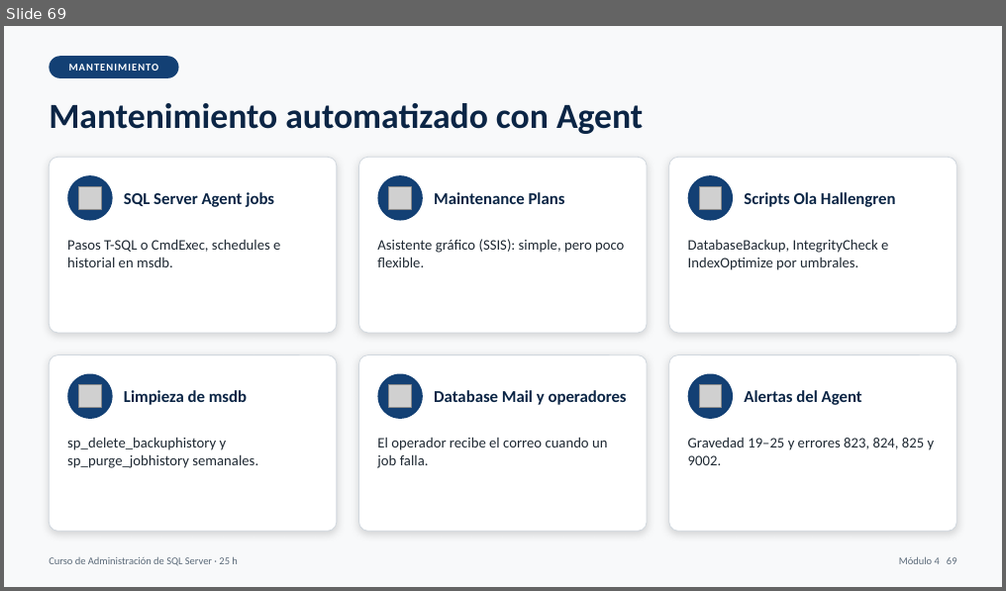
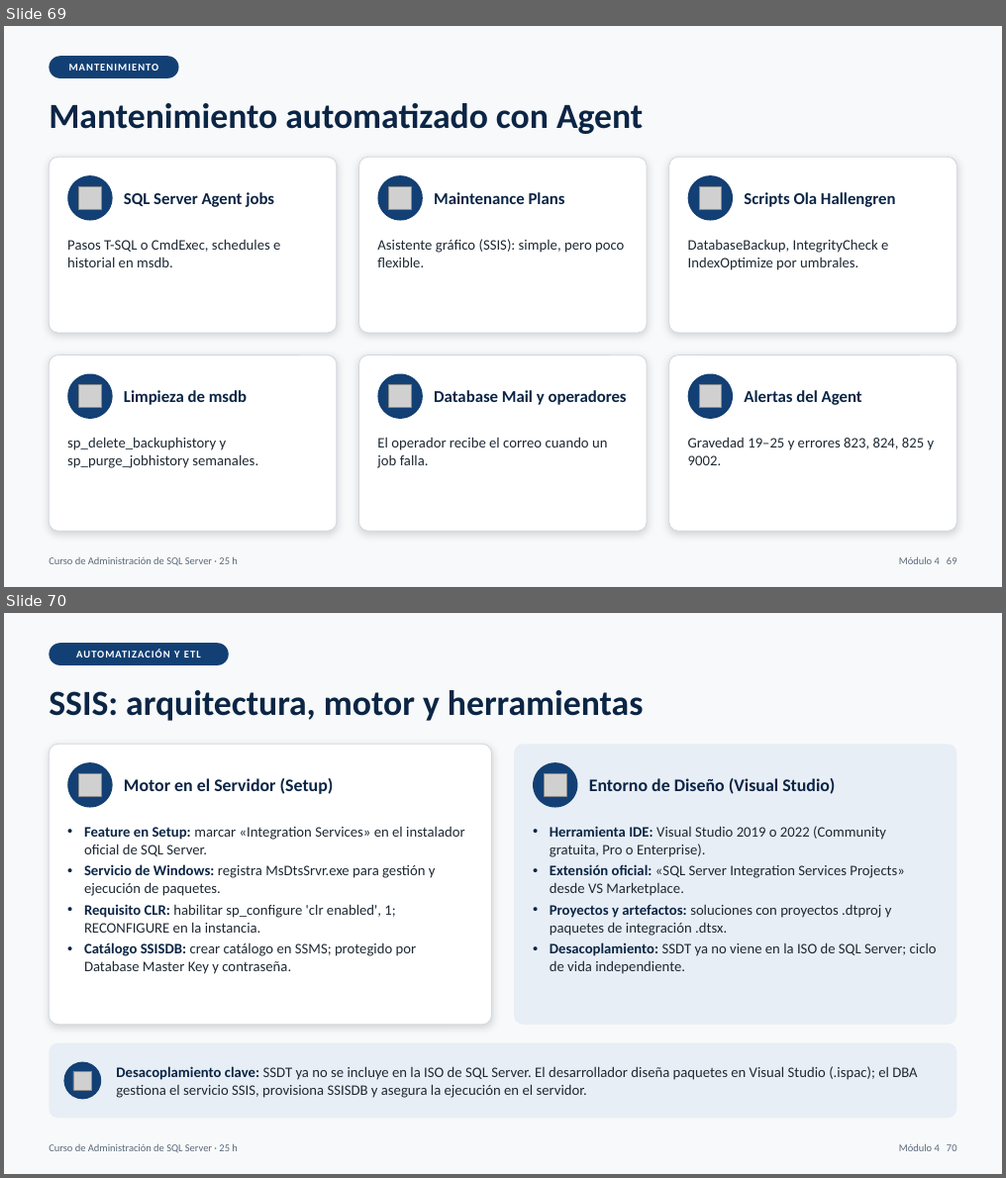
Before and after one commit to masalinas/training-sqlserver, a slide deck: curso_sql_server_dba_25h.pptx. Shown one above the other, each under a label of ours: slide 69 before the commit, slides 69 and 70 after it. The pictures are 1006x591 and 1006x1178 pixels, drawn with LibreOffice and Linux fonts; fonts in the diff are those of the drawing; grey boxes stand for pictures. Boxes give left, top, right and bottom in pixels: in the first picture for what was removed or moved away, otherwise in the second. Text is boxed around its words. In the diff, an @@ line names an element or a change of style, - is before the commit and + after.

Commit message:
add ssis slides to presentation and course guide

```diff
--- a/curso_sql_server_dba_25h.pptx
+++ b/curso_sql_server_dba_25h.pptx
@@ slide 70 added at box(4, 613, 1002, 1174), background #F8F9FA @@
@@ rounded rectangle added at box(49, 643, 229, 665), fill #134074, 10 pt, text #FFFFFF, bold @@
+AUTOMATIZACIÓN Y ETL
@@ text added at box(49, 690, 643, 721), 34 pt, text #0B2545, bold @@
+SSIS: arquitectura, motor y herramientas
@@ rounded rectangle added at box(49, 744, 492, 1025), fill #FFFFFF, outline #D0D7DE 0.75 pt @@
@@ rounded rectangle added at box(515, 744, 957, 1025), fill #E8EEF5 @@
@@ ellipse added at box(67, 762, 113, 808), fill #134074 @@
@@ picture added at box(79, 774, 101, 796) @@
@@ text added at box(124, 778, 334, 794), 17 pt, text #0B2545, bold @@
+Motor en el Servidor (Setup)
@@ ellipse added at box(534, 762, 578, 808), fill #134074 @@
@@ picture added at box(544, 774, 566, 796) @@
@@ text added at box(589, 778, 835, 794), 17 pt, text #0B2545, bold @@
+Entorno de Diseño (Visual Studio)
@@ text added at box(84, 827, 465, 974), 14 pt, text #1F2933 @@
+• Feature en Setup: marcar «Integration Services» en el instalador oficial de SQL Server.
+• Servicio de Windows: registra MsDtsSrvr.exe para gestión y ejecución de paquetes.
+• Requisito CLR: habilitar sp_configure 'clr enabled', 1; RECONFIGURE en la instancia.
+• Catálogo SSISDB: crear catálogo en SSMS; protegido por Database Master Key y contraseña.
@@ text added at box(549, 826, 937, 974), 14 pt, text #1F2933 @@
+• Herramienta IDE: Visual Studio 2019 o 2022 (Community gratuita, Pro o Enterprise).
+• Extensión oficial: «SQL Server Integration Services Projects» desde VS Marketplace.
+• Proyectos y artefactos: soluciones con proyectos .dtproj y paquetes de integración .dtsx.
+• Desacoplamiento: SSDT ya no viene en la ISO de SQL Server; ciclo de vida independiente.
@@ rounded rectangle added at box(49, 1044, 957, 1118), fill #E8EEF5 @@
@@ ellipse added at box(63, 1062, 101, 1100), fill #134074 @@
@@ picture added at box(73, 1071, 92, 1090) @@
@@ text added at box(116, 1066, 917, 1098), 14 pt, text #1F2933 @@
+Desacoplamiento clave: SSDT ya no se incluye en la ISO de SQL Server. El desarrollador diseña paquetes en Visual Studio (.ispac); el DBA gestiona el servicio SSIS, provisiona SSISDB y asegura la ejecución en el servidor.
@@ text added at box(49, 1144, 238, 1154), 10 pt, text #5C6B7A @@
+Curso de Administración de SQL Server · 25 h
@@ text added at box(899, 1144, 957, 1152), 10 pt, text #5C6B7A @@
+Módulo 4 70
```
Also in this commit, not shown: 9 slides changed, 2 other slides added, 12 other files.
